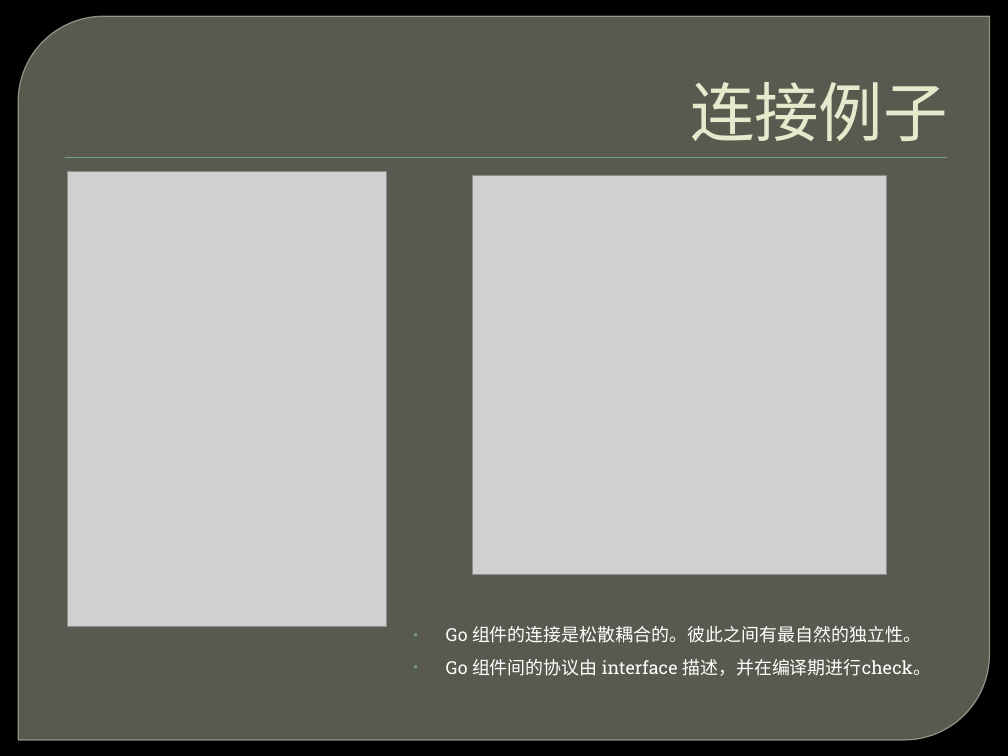
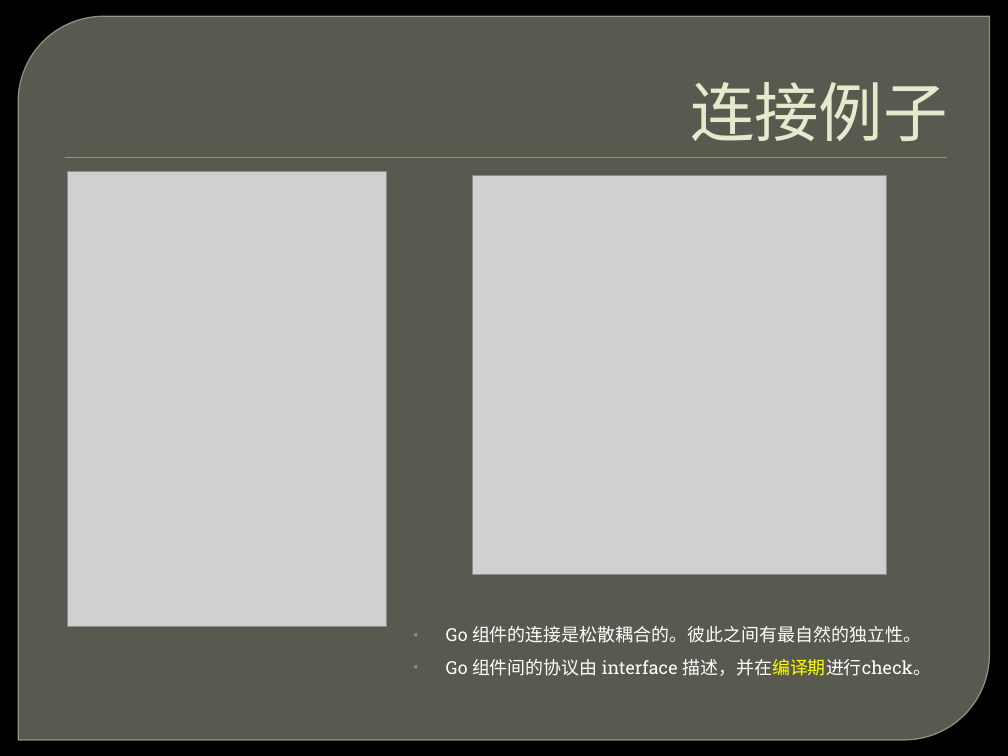
Before and after one commit to ghj1976/lecture, a slide deck: slide 13 of golang连接和组合的语言/Golang 连接和组合的语言.pptx. Drawn at 1008x756 pixels with LibreOffice and Linux fonts; fonts in the diff are those of the drawing; grey boxes stand for pictures; background and template pictures are left out. Boxes give left, top, right and bottom in pixels: in the first picture for what was removed or moved away, otherwise in the second. Text is boxed around its words. In the diff, an @@ line names an element or a change of style, - is before the commit and + after.

```diff
--- a/golang连接和组合的语言/Golang 连接和组合的语言.pptx
+++ b/golang连接和组合的语言/Golang 连接和组合的语言.pptx
@@ text at (446, 659, 931, 676): text colour #FFFFFF to #FFFF00 in "描述，并在编译期进行check。" @@
```
Also in this commit, not shown: 3 other slides changed.
